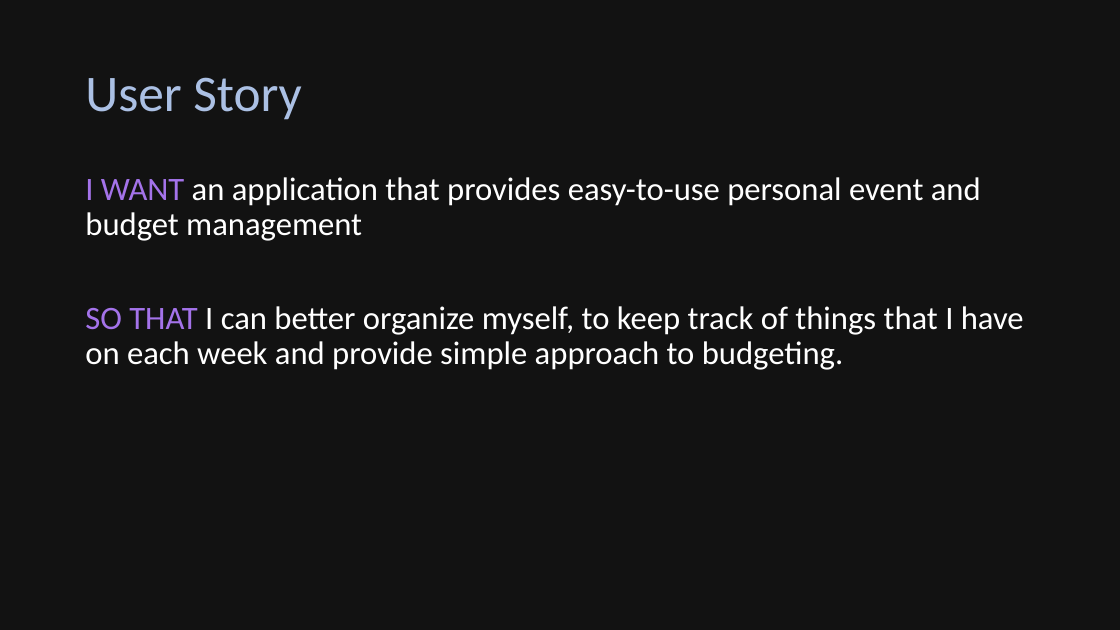
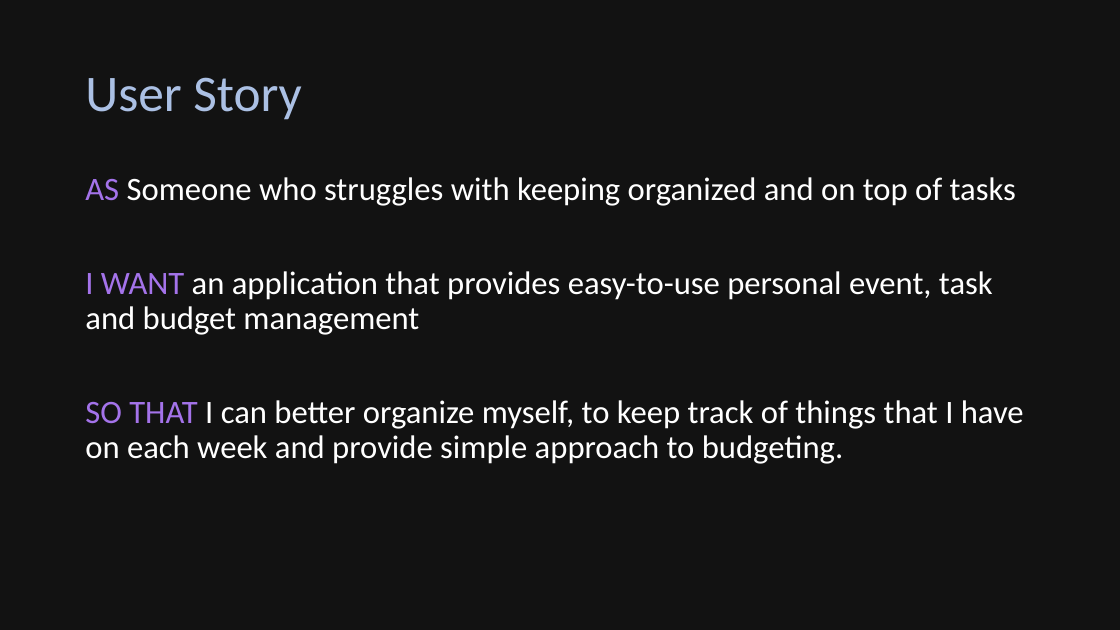
Before and after one commit to Alexander-Perry/ultimate-pocket-pal, a slide deck: slide 5 of Ultimate Pocket Pal.pptx. Drawn at 1120x630 pixels with LibreOffice and Linux fonts; fonts in the diff are those of the drawing. Boxes give left, top, right and bottom in pixels: in the first picture for what was removed or moved away, otherwise in the second. Text is boxed around its words. In the diff, an @@ line names an element or a change of style, - is before the commit and + after.

```diff
--- a/Ultimate Pocket Pal.pptx
+++ b/Ultimate Pocket Pal.pptx
@@ text at (85,177,1016,335): text changed @@
-I WANT an application that provides easy-to-use personal event and budget management
+AS Someone who struggles with keeping organized and on top of tasks
+I WANT an application that provides easy-to-use personal event, task and budget management
```
Also in this commit, not shown: 4 other slides changed, 1 slide added.
